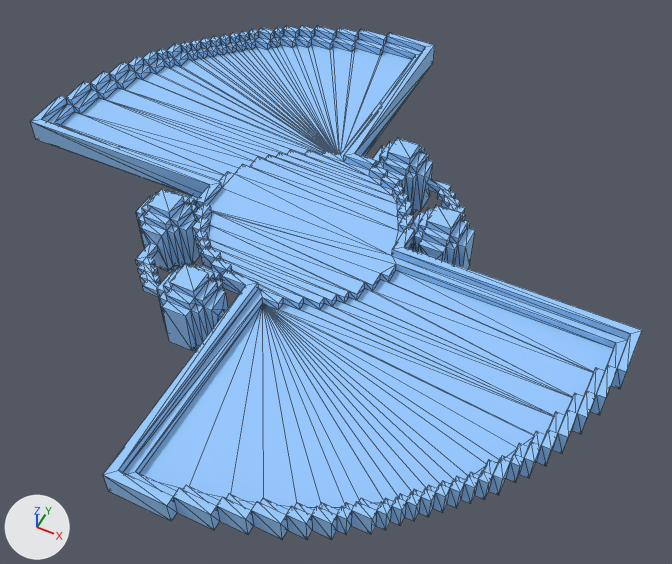
Before and after pictures for a commit that changed the OBJ model Assets/voxmod/Platform X/platform-x-1.obj.
Rendered twice from a 50 mm camera at (38.8, -66.7, 100.6) aimed at (4.7, 1.5, 15.3). Every picture has the same lights, and +X, +Y and +Z are marked at lower left. Mesh edges are drawn as thin lines. Where no turn or scale is listed for an object, it has been applied to the vertices. Vertices at the same position are counted once.

Objects in the first picture: 'platform-x-1'.
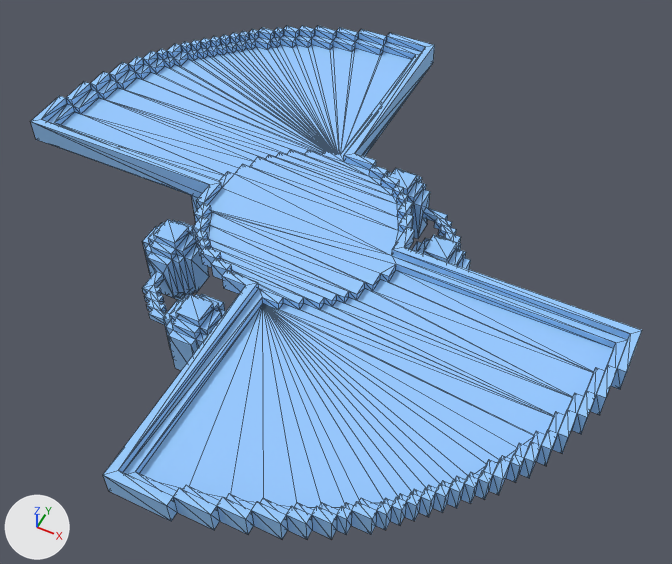
What changed in the scene script:
```text
Change me_platform_x_1:
    used by ob_platform_x_1; location = (0.0, 0.0, 0.0)
    remove me_platform_x_1.from_pydata(...)  # 1448 vertices, 2932 faces; spans x -39.0..40.0, y -37.0..40.0, z 13.0..26.0
    add me_platform_x_1.from_pydata(...)  # 1456 vertices, 2916 faces; spans x -39.0..40.0, y -37.0..40.0, z 8.0..25.0
    me_platform_x_1 part 1: 4 vertices moved from x -14.0..-2.0, y -14.0..-1.0, z 18.0..21.0 to x -14.0..1.0, y -14.0..2.0, z 16.0; 220 vertices removed from x -18.0..-2.0, y -17.0..-1.0, z 13.0..26.0; 224 vertices added at x -18.0..0.0, y -17.0..2.0, z 8.0..21.0
    me_platform_x_1 part 2: 224 vertices removed from x 3.0..19.0, y 4.0..20.0, z 13.0..26.0; 228 vertices added at x 0.0..19.0, y 1.0..20.0, z 8.0..21.0
```

Changed parts and their boxes [x1, y1, x2, y2] in the pictures (672 x 564 px; the box of a moved part takes in the faces that stretch with it):
part 1 of me_platform_x_1, moved or reshaped
    before: [135, 189, 240, 351]
    after: [142, 196, 226, 370]
part 2 of me_platform_x_1, moved or reshaped
    before: [373, 138, 475, 269]
    after: [388, 168, 471, 269]
